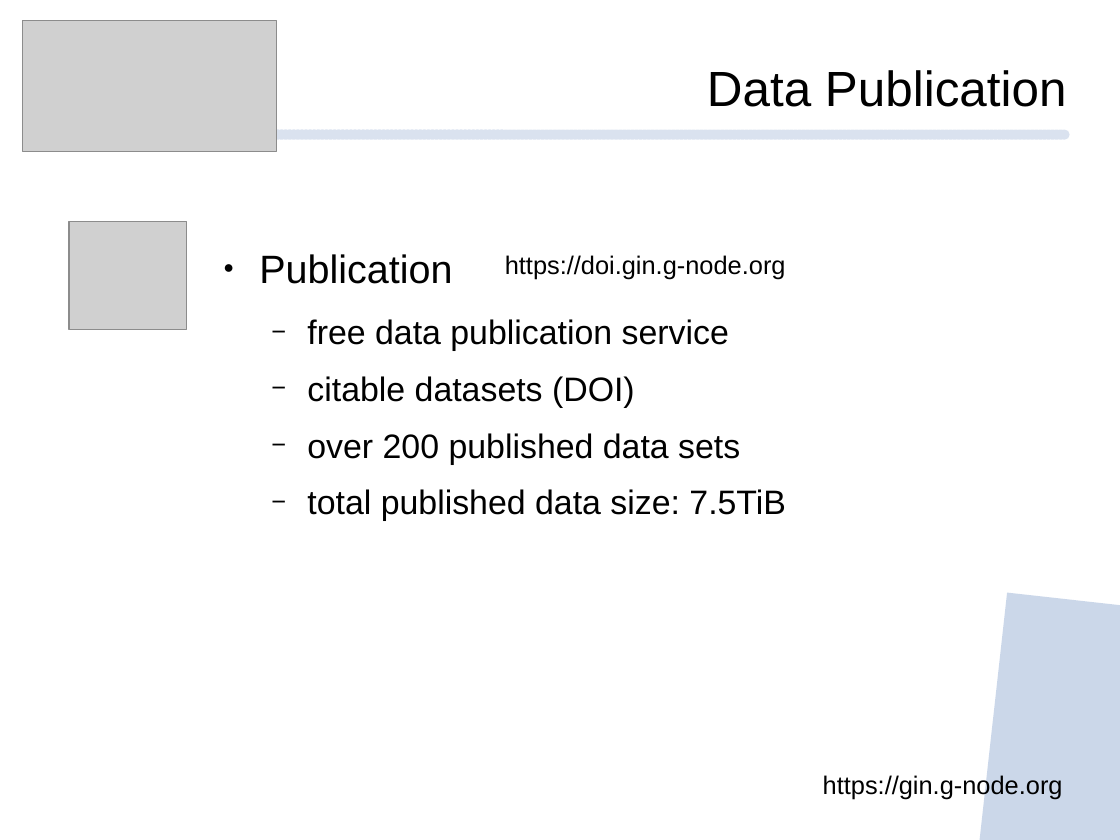
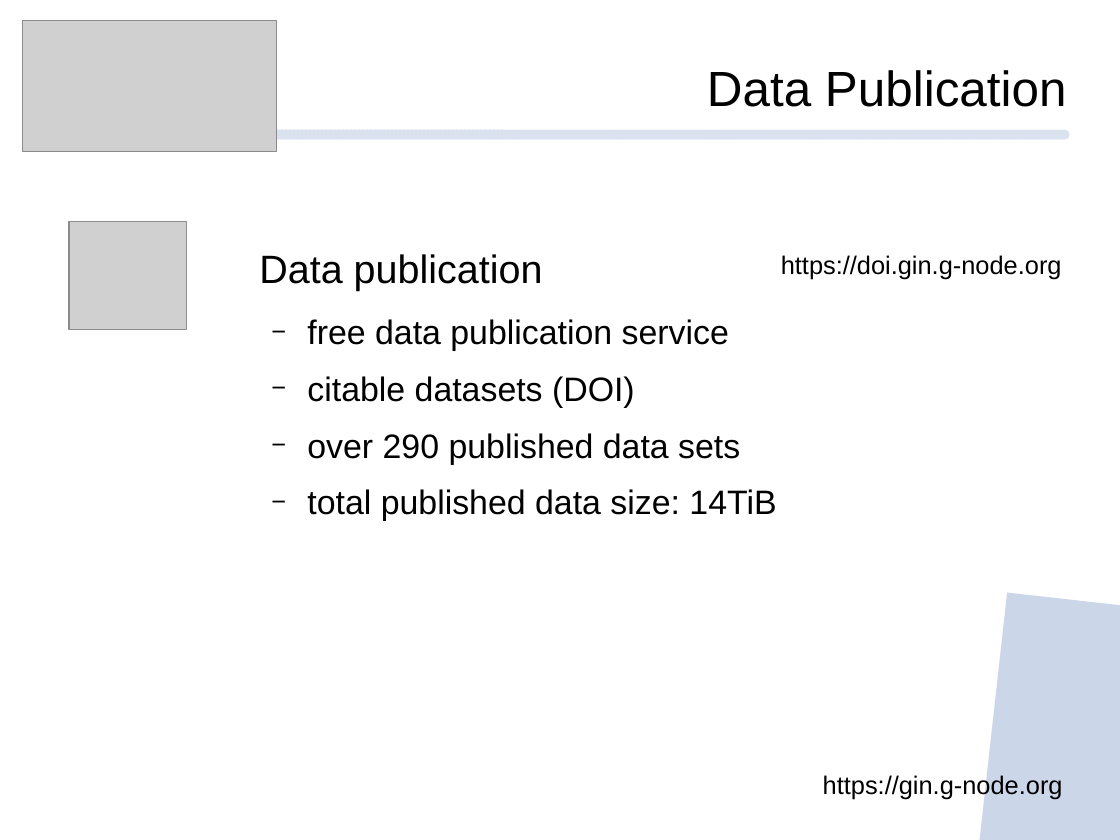
Before and after one commit to mpsonntag/prespost, a slide deck: slide 6 of 202209_INCF_online/202209_INCF_Online_GIN.odp. Drawn at 1120x840 pixels with LibreOffice and Linux fonts; fonts in the diff are those of the drawing; grey boxes stand for pictures; background and template pictures are left out. Boxes give left, top, right and bottom in pixels: in the first picture for what was removed or moved away, otherwise in the second. Text is boxed around its words. In the diff, an @@ line names an element or a change of style, - is before the commit and + after.

```diff
--- a/202209_INCF_online/202209_INCF_Online_GIN.odp
+++ b/202209_INCF_online/202209_INCF_Online_GIN.odp
@@ text at [259, 254, 543, 290]: text changed @@
-● Publication
+Data publication
@@ text "https://doi.gin.g-node.org": place and size @@
-text "https://doi.gin.g-node.org" at [505, 255, 786, 279]
+text "https://doi.gin.g-node.org" at [781, 255, 1062, 279]
@@ text at [307, 433, 776, 521]: text changed @@
-  − over 200 published data sets
-  − total published data size: 7.5TiB
+  − over 290 published data sets
+  − total published data size: 14TiB
```
Also in this commit, not shown: 5 other slides changed, 2 slides added.
